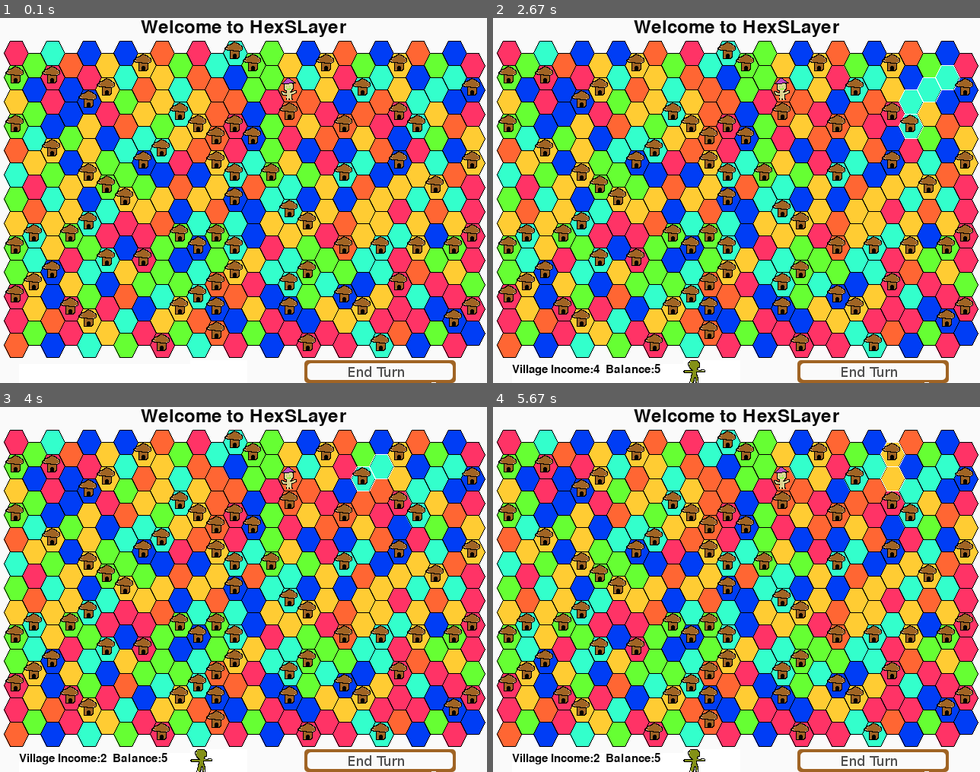
Above: before the commit, frames 1-4 (two rows, left to right).
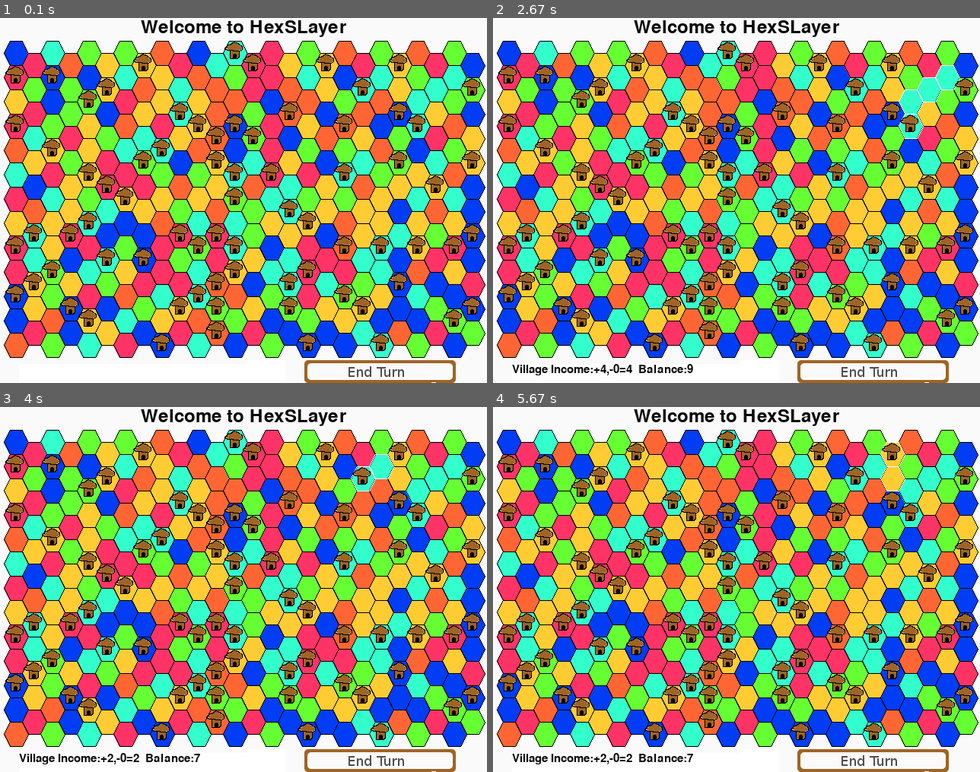
Above: after the commit, the same moments.

Repository: StephenFluin/HexSLayer
Game: pygame game, started from hexslayer.py
Two runs of this game, one before a commit and one after it. Both use one fixed random seed, a clock stepped at 60 frames per second and the inputs below. The source is Python 2; it was converted automatically to run under Python 3.
Inputs (mouse positions are in pixels of both pictures, inside the frame that each line leads up to):
- Up to frame 1 (0.1 s): no input
- Up to frame 2 (2.67 s): click (736, 200) at 0.38 s; press the mouse at (692, 54) at 0.7 s; move the mouse to (790, 171) at 0.8 s; release the mouse at (892, 288) at 0.93 s; press the mouse at (619, 54) at 1.03 s; move the mouse to (614, 171) at 1.13 s; release the mouse at (614, 288) at 1.27 s; press the mouse at (858, 65) at 1.37 s; move the mouse to (863, 116) at 1.47 s; release the mouse at (872, 167) at 1.6 s; press the mouse at (546, 54) at 1.7 s; move the mouse to (673, 61) at 1.8 s; release the mouse at (799, 72) at 1.93 s; press the mouse at (726, 76) at 2.03 s; move the mouse to (707, 116) at 2.13 s; release the mouse at (687, 156) at 2.27 s; press the mouse at (945, 76) at 2.37 s; move the mouse to (926, 196) at 2.47 s; release the mouse at (902, 313) at 2.6 s
- Up to frame 3 (4 s): press the mouse at (180, 454) at 2.7 s; move the mouse to (160, 523) at 2.8 s; release the mouse at (141, 596) at 2.93 s; press the mouse at (233, 465) at 3.03 s; move the mouse to (277, 487) at 3.13 s; release the mouse at (316, 509) at 3.27 s; press the mouse at (345, 465) at 3.37 s; move the mouse to (316, 585) at 3.47 s; release the mouse at (287, 706) at 3.6 s; press the mouse at (379, 465) at 3.7 s; move the mouse to (224, 556) at 3.8 s; release the mouse at (63, 647) at 3.93 s
- Up to frame 4 (5.67 s): press the mouse at (799, 465) at 4.03 s; move the mouse to (790, 476) at 4.13 s; release the mouse at (780, 483) at 4.27 s; press the mouse at (911, 443) at 4.37 s; move the mouse to (799, 450) at 4.47 s; release the mouse at (687, 458) at 4.6 s; press the mouse at (673, 454) at 4.7 s; move the mouse to (741, 494) at 4.8 s; release the mouse at (804, 531) at 4.93 s; press the mouse at (619, 443) at 5.03 s; move the mouse to (658, 542) at 5.13 s; release the mouse at (702, 644) at 5.27 s; press the mouse at (892, 454) at 5.37 s; move the mouse to (751, 516) at 5.47 s; release the mouse at (614, 582) at 5.6 s

The runs differ from the first frame. In frame 1, 34% of the frame differs, in the area x 0-100%, y 6-93%; in frame 2, 34%; in frame 3, 34%, in the area x 0-100%, y 6-100%; in frame 4, 34%.

Commit message:
Added additional unit types, upkeep, and upgrade capabilities.

Diff:
--- a/controls.py
+++ b/controls.py
@@ -10,12 +10,12 @@
 
 		self.draw()
 	def draw(self):
-		self.image = pygame.Surface((250,30))
+		self.image = pygame.Surface((325,30))
 		self.image.fill(pygame.Color("#FFFFFF"))
-		if(self.gameMap.income() > 0):
-			msg = "Village Income:"+str(self.gameMap.income())
-			if(self.gameMap.balance() > 0):
-				msg += "  Balance:"+str(self.gameMap.balance())
+		if(self.gameMap.selectedSetIncome > 0):
+			msg = "Village Income:+"+str(self.gameMap.selectedSetIncome)+",-"+str(self.gameMap.selectedSetUpkeep)+"="+str(self.gameMap.selectedSetIncome-self.gameMap.selectedSetUpkeep)
+			if(self.gameMap.selectedVillage.balance > 0):
+				msg += "  Balance:"+str(self.gameMap.selectedVillage.balance)
 
 			font = pygame.font.Font(None, 22)
 			text = font.render(msg,1,(10,10,10))
@@ -29,9 +29,9 @@
 		self.income = 0
 		self.draw()
 	def draw(self):
-		self.image = pygame.Surface((75,30))
+		self.image = pygame.Surface((50,30))
 		self.image.fill(pygame.Color("#FFFFFF"))
-		if(self.gameMap.balance() >= 5):
+		if(self.gameMap.selectedVillage and self.gameMap.selectedVillage.balance >= 10):
 			# TODO: Make sure this doesn't load on each call of draw
 			self.image.blit(pygame.image.load("villager.png"),(0,0))
 
--- a/hexslayer.py
+++ b/hexslayer.py
@@ -16,11 +16,14 @@
 screen = pygame.display.set_mode((640,480))
 pygame.display.set_caption('HexSLayer')
 
-playerColors = ("#003DF5","#FF3366","#66FF33","#33FFCC","#FFCC33","#FF6633")
+playerColors = ("#66FF33","#003DF5","#FF3366","#33FFCC","#FFCC33","#FF6633")
 
 background = pygame.Surface(screen.get_size())
 background = background.convert()
 background.fill((250, 250, 250))
+
+infobarLocation =(25,455)
+storeLocation = (325,450)
 
 
 
@@ -116,13 +119,15 @@
 		self.x = 5
 		self.y = 30
 
+		self.turn = 0
 		self.selectedSetIncome = 0
-		self.selectedSetBalance = 0
+		self.selectedSetUpkeep = 0
 
 		self.tiles = []
 		self.alltiles = []
 		self.renders = []
 		self.selectedSet = []
+		self.selectedVillage = None
 		self.infoBar = None
 
 		for y in range(self.height):
@@ -137,15 +142,15 @@
 		retval = None
 		print "Clicked tile:",self.tiles[y][x].xloc,"X",self.tiles[y][x].yloc
 		clickedTile = self.tiles[y][x]
-		if(clickedTile.pawn != None):
+		if(clickedTile.pawn != None and clickedTile.pawn.moved == False):
 			retval = clickedTile.pawn
+
 
 
 		if not retval:
 			for tile in self.selectedSet:
 				tile.deselect()
-			self.selectedSet = self.getTileSet((x,y))
-			self.selectSet(self.selectedSet)
+			self.selectSet((x,y))
 
 
 		return retval
@@ -161,18 +166,24 @@
 			return None
 		return self.tiles[point[1]][point[0]]
 
-	def selectSet(self,set):
+	def selectSet(self,point):
+		self.selectedSet = self.getTileSet(point)
+
 		income = 0
 		balance = 0
+		upkeep = 0
 		for tile in self.selectedSet:
 			tile.select()
 			income += 1
+			if tile.pawn:
+				upkeep += tile.pawn.upkeep
 			if(tile.village):
 				balance = tile.village.balance
-				print "Just set balance of current selection"
+				self.selectedVillage = tile.village
 		if(income == 1):
 			income = 0
-		self.changeIncome(income, balance)
+		self.selectedSetUpkeep = upkeep
+		self.changeIncome(income)
 
 
 
@@ -204,7 +215,6 @@
 	def cleanUpGame(self):
 		for row in self.tiles:
 			for tile in row:
-				tile.deselect()
 				realm = self.getTileSet(tile.getPoint())
 				villagecount = 0
 				villages = []
@@ -224,18 +234,33 @@
 					dest = villages.pop(random.randrange(len(villages)))
 					self.renders.remove(dest.village)
 					dest.village = None
-
-	def income(self):
-		return self.selectedSetIncome
-	def balance(self):
-		return self.selectedSetBalance
-	def changeIncome(self,income,balance):
+		if(self.selectedSet):
+			self.selectSet((self.selectedVillage.xloc,self.selectedVillage.yloc))
+
+
+	def changeIncome(self,income):
 		self.selectedSetIncome = income
-		self.selectedSetBalance = balance
 		self.infobar.draw()
 		self.store.draw()
 
-
+	def newTurn(self):
+		#End turn case
+		for row in self.tiles:
+			for tile in row:
+				if tile.village:
+					realm = self.getTileSet((tile.xloc,tile.yloc))
+					tile.village.balance += len(realm)
+					for space in realm:
+						if space.pawn:
+							tile.village.balance -= space.pawn.upkeep
+					if tile.selected:
+						self.selectedSetBalance = tile.village.balance
+				if tile.pawn:
+					tile.pawn.moved = False
+		self.turn += 1
+		pygame.display.set_caption("HexSLayer - Turn " + str(self.turn))
+		self.infobar.draw()
+		self.store.draw()
 
 
 
@@ -258,12 +283,13 @@
 	background.blit(pygame.image.load("endturn.png"),(400,450))
 
 
-	gameMap.infobar = VillageData(gameMap,25,455)
-	gameMap.store = PurchaseUnits(gameMap,250,450)
-	gameMap.renders.append(gameMap.tiles[3][7].addPawn(Villager(gameMap,7,3)))
+	gameMap.infobar = VillageData(gameMap,infobarLocation[0],infobarLocation[1])
+	gameMap.store = PurchaseUnits(gameMap,storeLocation[0],storeLocation[1])
 	gameMap.renders.append(gameMap.infobar)
 	gameMap.renders.append(gameMap.store)
 	gameMap.cleanUpGame()
+
+	gameMap.newTurn()
 
 	while True:
 		clock.tick(60)
@@ -287,6 +313,15 @@
 										mouseCarrying.startTile = tile
 										#print "I have set the startTile of the carry."
 									break
+					x,y =pygame.mouse.get_pos()
+					if(x>400 and y > 450):
+						gameMap.newTurn()
+					if(x<400 and x > 250 and y > 450):
+						print "Spawning a new villager, and deducting from bank."
+						mouseCarrying = Villager(gameMap,350,450)
+						gameMap.selectedVillage.balance -= 10
+						mouseCarrying.startTile = gameMap.selectedSet[0]
+						gameMap.renders.append(mouseCarrying)
 				elif event.type == MOUSEBUTTONUP:
 					if mouseCarrying:
 						for row in gameMap.tiles:
--- a/pawns.py
+++ b/pawns.py
@@ -3,13 +3,13 @@
 from hexmath import *
 
 class Pawn(pygame.sprite.Sprite):
-	def __init__(self,gameMap,x,y):
+	def __init__(self,gameMap,x,y,level):
 		self.gameMap = gameMap
 		pygame.sprite.Sprite.__init__(self)
 		self.x,self.y = convertGridPosition(self.gameMap,x,y)
-		self.image = pygame.image.load("wizard.png")
 		self.startTile = None
 		self.moved = False
+		self.level = level
 
 	def setPos(self,x,y):
 		self.x,self.y = convertGridPosition(self.gameMap,x,y)
@@ -20,22 +20,67 @@
 	def attack(self,x,y):
 		#print "Testing if we can attack this tile"
 		#print "Returning the pawn to " , self.startTile.xloc,"X",self.startTile.yloc
+		dest = self.gameMap.getTile((x,y))
 		tiles = self.gameMap.getTileSet((self.startTile.xloc,self.startTile.yloc))
 		for tile in tiles:
 			if(tile.isAdjacent((x,y))):
 				#The attacked tile is adjacent to a tile in our starting set
-				if self.gameMap.getTile((x,y)).village:
-					if (self.gameMap.getTile((x,y)).player != self.startTile.player):
-						self.gameMap.renders.remove(self.gameMap.getTile((x,y)).village)
-						self.gameMap.getTile((x,y)).village = None
+				if dest.player != self.startTile.player:
+					self.moved = True
+
+				# Check if it is a unit and handle cases
+				if dest.pawn:
+					if (dest.player != self.startTile.player):
+						if self.level > dest.pawn.level:
+							self.gameMap.renders.remove(dest.pawn)
+						else:
+							return False
+						dest.pawn = None
+					else:
+						# Handle upgrades by replacing dest
+						if self.level == 1 and dest.pawn.level <= 4:
+
+							while self.level <= dest.pawn.level:
+								self.upgrade()
+							self.gameMap.renders.remove(dest.pawn)
+
+							return True
+
+
+
+						return False
+
+				# Check if it is a village to prevent moving pawn into friendly villages
+				if dest.village:
+
+					if (dest.player != self.startTile.player):
+						self.gameMap.renders.remove(dest.village)
+						dest.village = None
 					else:
 						return False
-				self.gameMap.getTile((x,y)).setPlayer(self.startTile.player)
+				dest.setPlayer(self.startTile.player)
 				self.gameMap.cleanUpGame()
+
 				return True
+
 		return False
+
+	def upgrade(self):
+		print "Upgrading this pawn from level ",self.level
+		self.level += 1
+		if self.level == 2:
+			self.image = pygame.image.load("wizard.png")
+			self.upkeep = 6
+		elif self.level == 3:
+			self.image = pygame.image.load("swordsman.png")
+			self.upkeep = 18
+		elif self.level == 4:
+			self.image = pygame.image.load("knight.png")
+			self.upkeep = 50
 
 
 class Villager(Pawn):
 	def __init__(self,gameMap,xloc,yloc):
-		Pawn.__init__(self,gameMap,xloc,yloc)
+		Pawn.__init__(self,gameMap,xloc,yloc,1)
+		self.image = pygame.image.load("villager.png")
+		self.upkeep = 2
Binary file added: dead.png
Binary file added: knight.png
Binary file added: swordsman.png
